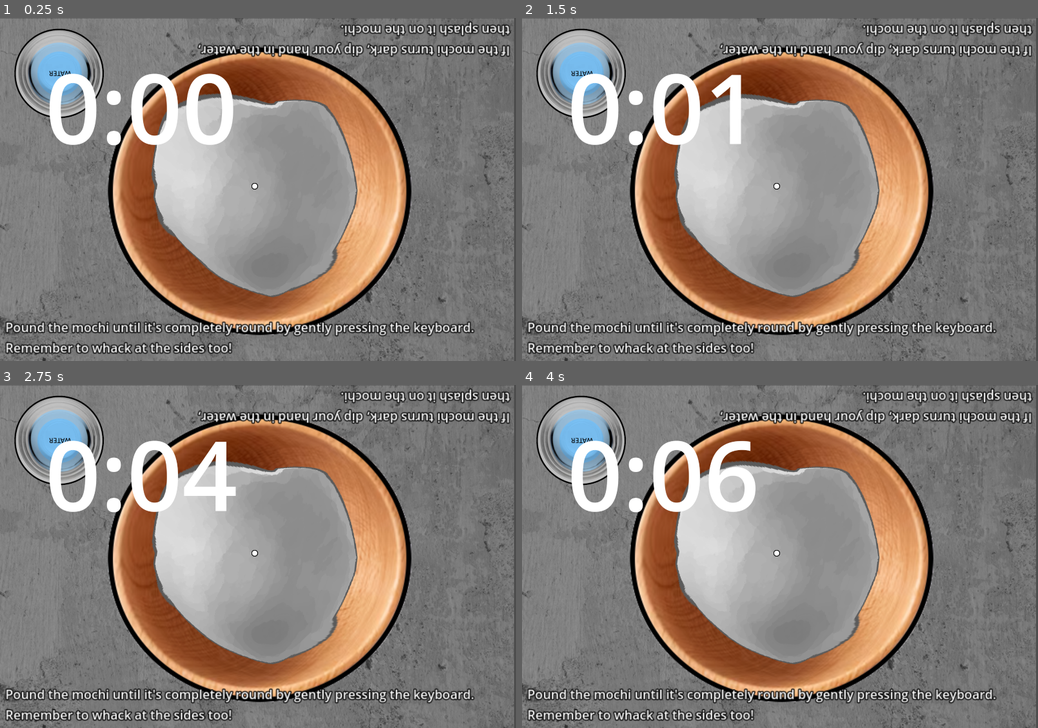
Above: before the commit, frames 1-4 (two rows, left to right).
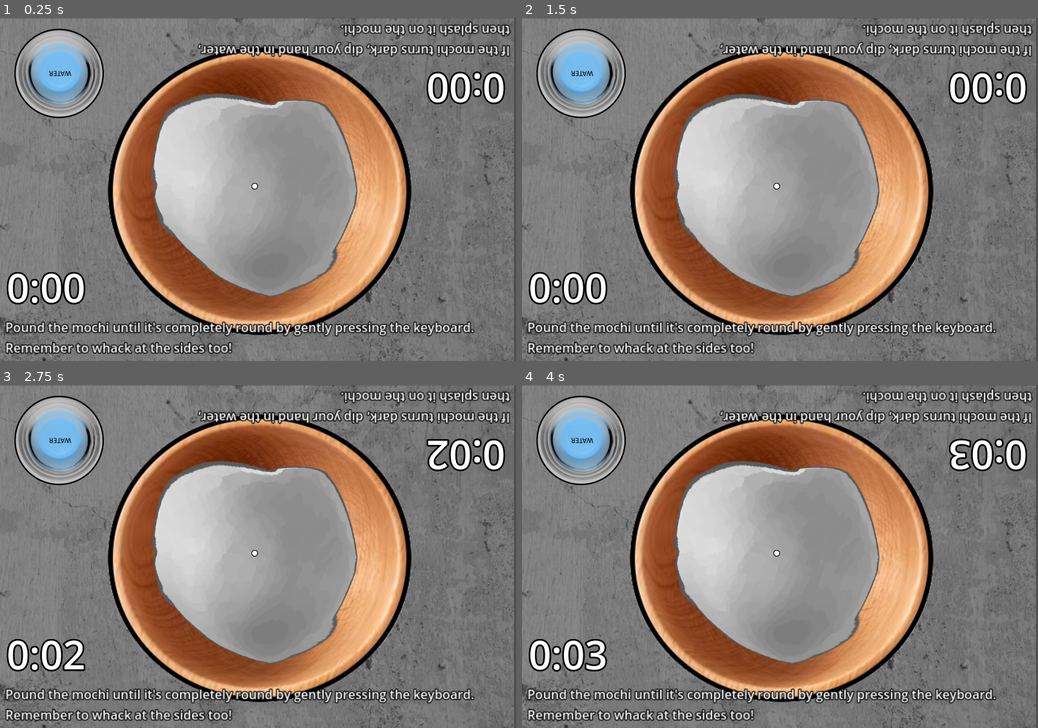
Above: after the commit, the same moments.

Repository: ezchen0001/SuperMochiMakers
Game: Godot game, scene res://game.tscn
The game is run twice, just before and just after one commit, with the same random seed, the same clock (stepped at 60 frames per second) and the same inputs.
Inputs:
- Up to frame 1 (0.25 s): no input
- Up to frame 2 (1.5 s): tap Enter at 0.5 s; hold D 0.53-1.28 s; tap Q at 0.6 s; hold S from 1.28 s (still down); tap E at 1.35 s
- Up to frame 3 (2.75 s): tap Space at 2 s; release S at 2.03 s; hold D from 2.03 s (still down); tap R at 2.1 s
- Up to frame 4 (4 s): release D at 2.78 s; hold W 2.78-3.53 s; tap T at 2.85 s; tap Enter at 3.5 s; hold A from 3.53 s (still down); tap Y at 3.6 s

The runs differ from the first frame. In frame 1, 5.0% of the frame differs, in the area x 1-98%, y 15-84%; in frame 2, 4.6%; in frame 3, 4.8%; in frame 4, 5.0%.

Commit message:
Finished Implementing Timer and scoring system

Diff:
--- a/Time_Score/score_manager.gd
+++ b/Time_Score/score_manager.gd
@@ -4,13 +4,23 @@
 var minutesPassed: int
 var second_timer
 var time_started = false
-var time_label
+var time_label: Label
+var p2_time_label
+var end_score_label
+var end_score_label_2
 
 func _ready() -> void:
 	secondsPassed = 0;
 	minutesPassed = 0;
 	second_timer = $"1 Sec Timer"
-	time_label = $"Time Label"
+	time_label = $"Game Time Label"
+	p2_time_label = $"Game Time Label2"
+	end_score_label = $"End Score"
+	end_score_label_2 = $"End Score2"
+	end_score_label.visible = false
+	end_score_label_2.visible = false
+	$"Grade Label".visible = false
+	$"Grade Label2".visible = false
 
 func begin_time():
 	second_timer.start()
@@ -23,7 +33,79 @@
 		minutesPassed += 1
 	var opt_zero: String = "0" if secondsPassed < 10 else ""
 	time_label.set_text(str(minutesPassed, ":", opt_zero, secondsPassed))
+	p2_time_label.set_text(str(minutesPassed, ":", opt_zero, secondsPassed))
 
 
 func stop_time():
 	second_timer.stop()
+	var time_score = secondsPassed + (minutesPassed* 60)
+
+	await get_tree().create_timer(2).timeout
+	var opt_zero: String = "0" if secondsPassed < 10 else ""
+	end_score_label.set_text(str("Total Time: ", minutesPassed, ":", opt_zero, secondsPassed))
+	end_score_label_2.set_text(str("Total Time: ", minutesPassed, ":", opt_zero, secondsPassed))
+	end_score_label.visible = true
+	end_score_label_2.visible = true
+
+	var grade_text: String = make_grade(time_score)
+	$"Grade Label".set_text(grade_text)
+	$"Grade Label".visible = true
+	$"Grade Label2".set_text(grade_text)
+	$"Grade Label2".visible = true
+
+	await get_tree().create_timer(5).timeout
+	secondsPassed = 0
+	minutesPassed = 0
+	time_label.set_text("0:00")
+	p2_time_label.set_text("0:00")
+	time_started = false
+
+	end_score_label.visible = false
+	end_score_label_2.visible = false
+	$"Grade Label".visible = false
+	$"Grade Label2".visible = false
+
+func make_grade(time_score: int) -> String:
+	if time_score < 0:
+		return "... Something has gone horribly wrong"
+	elif time_score >= 0 and time_score < 10:
+		return "...cheater"
+	elif time_score >= 10 and time_score < 15:
+		return "MOCHI MASTER!"
+	elif time_score >= 15 and time_score < 35:
+		return "Super Sonic Speed! Amazing!"
+	elif time_score >= 35 and time_score < 55:
+		return "Incredible! Great Teamwork!"
+	elif time_score >= 55 and time_score < 65:
+		return "Nice!"
+	elif time_score >= 65 and time_score < 80:
+		return "Good"
+	elif time_score >= 80 and time_score < 100:
+		return "Not great"
+	elif time_score >= 100 and time_score < 120:
+		return "Snails Pace!"
+	elif time_score >= 120 and time_score < 180:
+		return "Wha- oh sorry, I fell asleep"
+	else:
+		return "Your Customers Starved to Death"
+
+
+var color_tween = null
+
+func hand_hit_penalty():
+	secondsPassed += 2
+	if secondsPassed == 60:
+		secondsPassed = 0
+		minutesPassed += 1
+	var opt_zero: String = "0" if secondsPassed < 10 else ""
+	time_label.set_text(str(minutesPassed, ":", opt_zero, secondsPassed))
+	p2_time_label.set_text(str(minutesPassed, ":", opt_zero, secondsPassed))
+
+	$"Penalty Label".modulate = Color.WHITE
+	$"Penalty Label2".modulate = Color.WHITE
+	if color_tween:
+		color_tween.kill()
+	color_tween = create_tween()
+	color_tween.set_parallel()
+	color_tween.tween_property($"Penalty Label", "modulate", Color.TRANSPARENT, 0.5)
+	color_tween.tween_property($"Penalty Label2", "modulate", Color.TRANSPARENT, 0.5)
--- a/Time_Score/score_manager.tscn
+++ b/Time_Score/score_manager.tscn
@@ -1,20 +1,134 @@
-[gd_scene load_steps=2 format=3 uid="uid://cqi7neen0jyjt"]
+[gd_scene load_steps=3 format=3 uid="uid://cqi7neen0jyjt"]
 
 [ext_resource type="Script" path="res://Time_Score/score_manager.gd" id="1_qatvg"]
+
+[sub_resource type="PlaceholderTexture2D" id="PlaceholderTexture2D_osuys"]
+size = Vector2(2357, 1568)
 
 [node name="Score Manager" type="Node"]
 script = ExtResource("1_qatvg")
 
 [node name="1 Sec Timer" type="Timer" parent="."]
-wait_time = 0.5
 
-[node name="Time Label" type="Label" parent="."]
+[node name="Game Time Label" type="Label" parent="."]
 z_index = 4
-offset_left = -956.0
-offset_top = -665.0
-offset_right = -80.0
-offset_bottom = -63.0
-theme_override_font_sizes/font_size = 441
+offset_left = -1133.0
+offset_top = 337.0
+offset_right = -257.0
+offset_bottom = 939.0
+theme_override_colors/font_outline_color = Color(0, 0, 0, 1)
+theme_override_constants/outline_size = 30
+theme_override_font_sizes/font_size = 181
 text = "0:00"
 
+[node name="Penalty Label" type="Label" parent="."]
+modulate = Color(1, 1, 1, 0)
+z_index = 4
+offset_left = -978.0
+offset_top = 168.0
+offset_right = -102.0
+offset_bottom = 770.0
+theme_override_colors/font_color = Color(0.9, 0.279, 0.279, 1)
+theme_override_colors/font_outline_color = Color(0, 0, 0, 1)
+theme_override_constants/outline_size = 30
+theme_override_font_sizes/font_size = 181
+text = "+2"
+
+[node name="Penalty Label2" type="Label" parent="."]
+modulate = Color(1, 1, 1, 0)
+z_index = 4
+offset_left = 992.0
+offset_top = -148.0
+offset_right = 1868.0
+offset_bottom = 454.0
+rotation = 3.14159
+theme_override_colors/font_color = Color(0.9, 0.279, 0.279, 1)
+theme_override_colors/font_outline_color = Color(0, 0, 0, 1)
+theme_override_constants/outline_size = 30
+theme_override_font_sizes/font_size = 181
+text = "+2"
+
+[node name="Game Time Label2" type="Label" parent="."]
+z_index = 4
+offset_left = 1144.0
+offset_top = -320.0
+offset_right = 2020.0
+offset_bottom = 282.0
+rotation = -3.14159
+theme_override_colors/font_outline_color = Color(0, 0, 0, 1)
+theme_override_constants/outline_size = 30
+theme_override_font_sizes/font_size = 181
+text = "0:00"
+
+[node name="Temp Screen Border" type="Sprite2D" parent="."]
+visible = false
+texture = SubResource("PlaceholderTexture2D_osuys")
+
+[node name="Label" type="Label" parent="."]
+visible = false
+z_index = 20
+offset_left = -553.0
+offset_top = -219.0
+offset_right = -216.0
+offset_bottom = -109.0
+scale = Vector2(3.25634, 3.25634)
+theme_override_colors/font_color = Color(0.988333, 1, 0.65, 1)
+theme_override_colors/font_outline_color = Color(0, 0, 0, 1)
+theme_override_constants/outline_size = 32
+theme_override_font_sizes/font_size = 80
+text = "SUCCESS"
+
+[node name="End Score" type="Label" parent="."]
+z_index = 4
+offset_left = -605.0
+offset_top = 88.0
+offset_right = 617.0
+offset_bottom = 309.0
+theme_override_colors/font_outline_color = Color(0, 0, 0, 1)
+theme_override_constants/outline_size = 35
+theme_override_font_sizes/font_size = 161
+text = "Total Time: 0:00"
+
+[node name="End Score2" type="Label" parent="."]
+z_index = 4
+offset_left = 617.0
+offset_top = -173.0
+offset_right = 1839.0
+offset_bottom = 48.0
+rotation = -3.14159
+size_flags_horizontal = 0
+theme_override_colors/font_outline_color = Color(0, 0, 0, 1)
+theme_override_constants/outline_size = 35
+theme_override_font_sizes/font_size = 161
+text = "Total Time: 0:00"
+
+[node name="Grade Label" type="Label" parent="."]
+z_index = 4
+offset_left = -733.0
+offset_top = 309.0
+offset_right = 738.0
+offset_bottom = 765.0
+theme_override_colors/font_color = Color(1, 0.925333, 0.44, 1)
+theme_override_colors/font_outline_color = Color(0, 0, 0, 1)
+theme_override_constants/outline_size = 35
+theme_override_font_sizes/font_size = 146
+text = "Funi Message"
+horizontal_alignment = 1
+autowrap_mode = 2
+
+[node name="Grade Label2" type="Label" parent="."]
+z_index = 4
+offset_left = 738.0
+offset_top = -369.0
+offset_right = 2209.0
+offset_bottom = 87.0
+rotation = -3.14159
+theme_override_colors/font_color = Color(1, 0.925333, 0.44, 1)
+theme_override_colors/font_outline_color = Color(0, 0, 0, 1)
+theme_override_constants/outline_size = 35
+theme_override_font_sizes/font_size = 146
+text = "Funi Message"
+horizontal_alignment = 1
+autowrap_mode = 2
+
 [connection signal="timeout" from="1 Sec Timer" to="." method="_on__sec_timer_timeout"]
--- a/game.tscn
+++ b/game.tscn
@@ -169,4 +169,5 @@
 [node name="Score Manager" parent="." instance=ExtResource("12_df6i4")]
 
 [connection signal="first_hit" from="World/WoodBowl" to="Score Manager" method="begin_time"]
+[connection signal="hand_whack" from="World/WoodBowl" to="Score Manager" method="hand_hit_penalty"]
 [connection signal="win" from="World/WoodBowl" to="Score Manager" method="stop_time"]
--- a/wood_bowl.gd
+++ b/wood_bowl.gd
@@ -2,6 +2,7 @@
 
 signal first_hit
 signal win
+signal hand_whack
 
 @onready var _poly = $MochiPoly
 @onready var _label = $Label
@@ -43,6 +44,7 @@
 		$Punch.play()
 		hurt_tween = create_tween()
 		hurt_tween.tween_property(get_parent().get_node("Hand"), "color", Color.WHITE, 0.5)
+		hand_whack.emit()
 
 
 	if wetness < 1:
@@ -59,9 +61,10 @@
 		$Success.play()
 		_label.visible = true
 		win.emit()
-		await get_tree().create_timer(5).timeout
+		await get_tree().create_timer(7).timeout
 		_randomize()
 		_label.visible = false
+		started = false
 
 
 	pass
